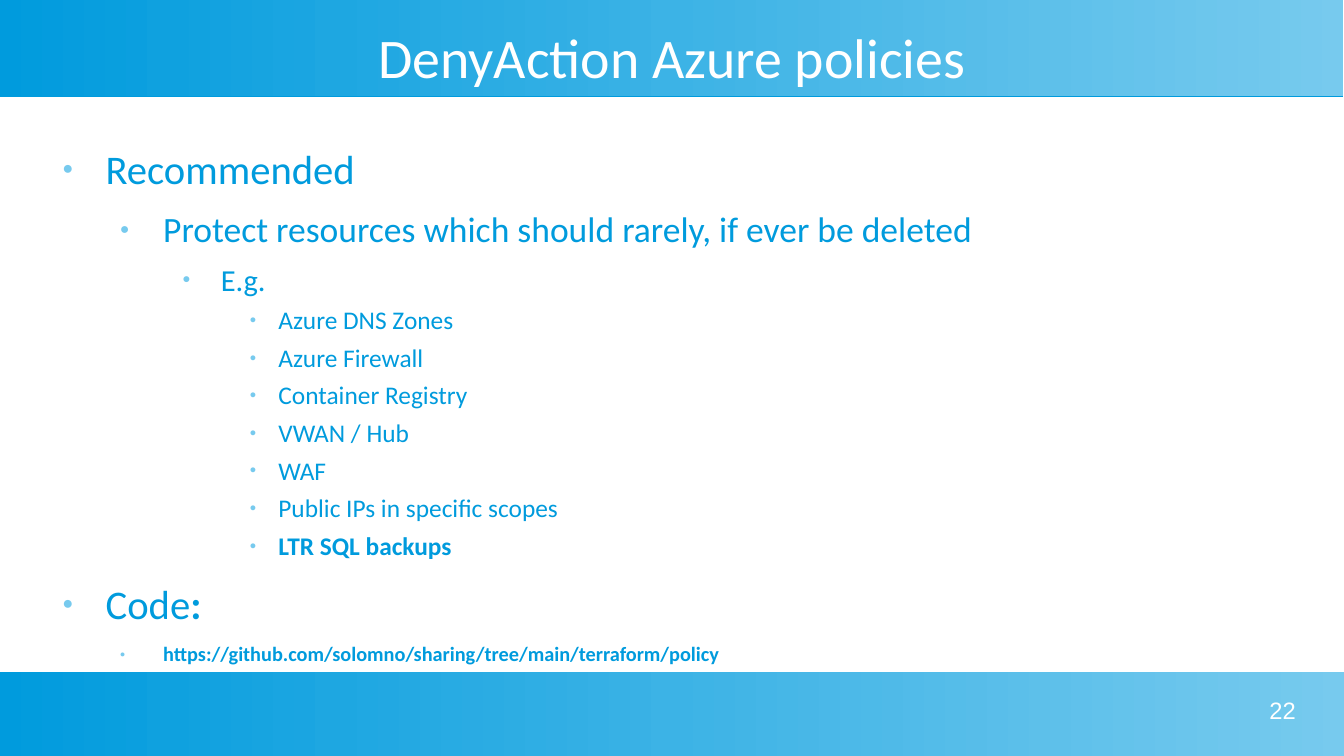
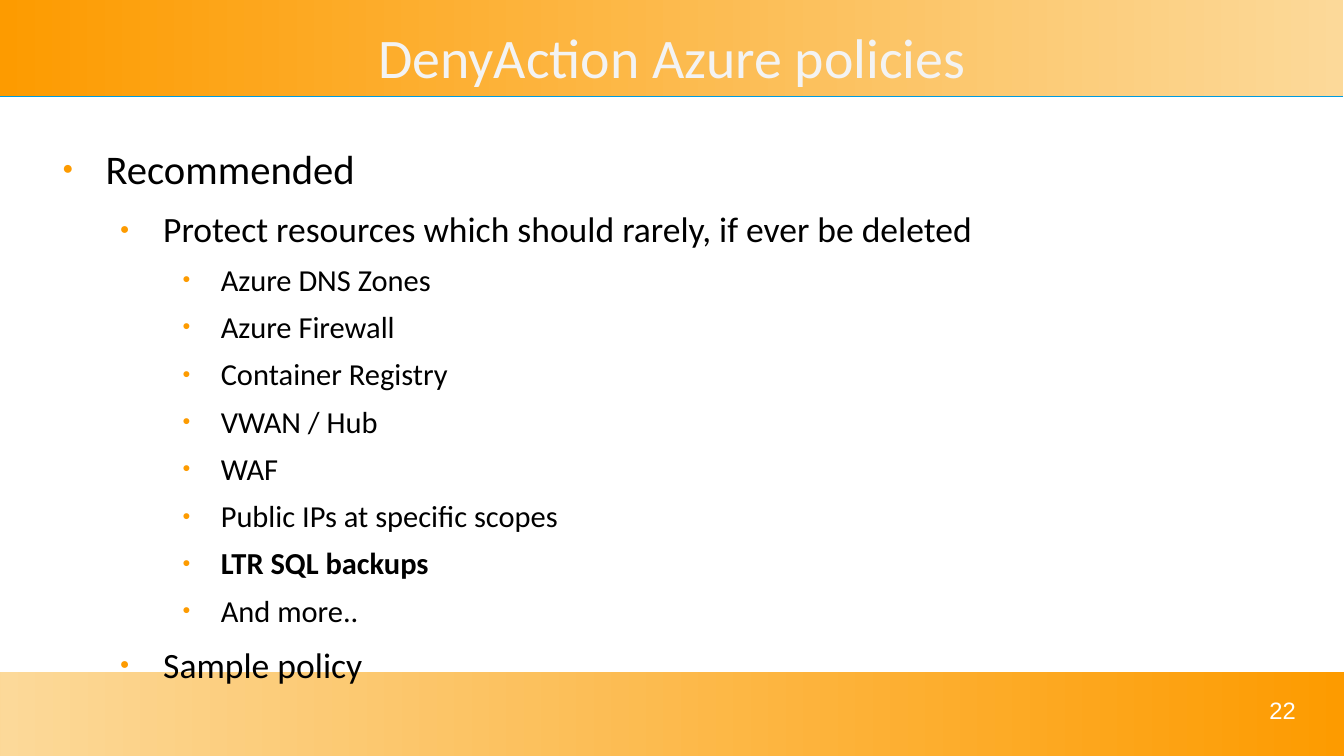
Before and after one commit to solomson/solom.tech, a slide deck: slide 22 of assets/presentations/reducing-azure-risk.odp. Drawn at 1344x756 pixels with LibreOffice and Linux fonts; fonts in the diff are those of the drawing. Boxes give left, top, right and bottom in pixels: in the first picture for what was removed or moved away, otherwise in the second. Text is boxed around its words. In the diff, an @@ line names an element or a change of style, - is before the commit and + after.

```diff
--- a/assets/presentations/reducing-azure-risk.odp
+++ b/assets/presentations/reducing-azure-risk.odp
@@ rectangle at [0, 0, 1344, 96]: fill gradient #77CAEE to #75C9EE to #73C9ED to #71C8ED to #6FC7ED to #6EC6ED to gradient #FCD999 to #FD9B00 @@
@@ title "DenyAction Azure policies" at [378, 39, 965, 87]: text colour #FFFFFF to #F3F3F3 @@
@@ text at [106, 155, 972, 579]: text colour #009BDD to #000000 in "Recommended", "Protect resources which should rarely, if ever ...", "Azure DNS Zones", "Azure Firewall" and 4 more places; size 15 to 18 pt in "Azure DNS Zones", "Azure Firewall", "Container Registry", "VWAN / Hub" and 2 more places; bullet colour #77CAEE to #FD9B00; list level 4 to 3 in "Azure DNS Zones"; list level 4 to 3 in "Azure Firewall"; list level 4 to 3 in "Container Registry"; list level 4 to 3 in "VWAN / Hub"; list level 4 to 3 in "WAF"; list level 4 to 3 in "LTR SQL backups" @@
@@ text at [221, 271, 266, 297]: paragraph removed @@
-    ● E.g.
@@ text at [221, 506, 558, 532]: text changed; size 15 to 18 pt; text colour #009BDD to #000000 @@
-      ● Public IPs in specific scopes
+    ● Public IPs at specific scopes
@@ text at [221, 601, 358, 623]: text changed; size 12 to 21 pt; text colour #009BDD to #000000; bold off @@
-● Code:
-  ● https://github.com/solomno/sharing/tree/main/terraform/policy
+    ● And more..
+  ● Sample policy
@@ rectangle at [0, 672, 1344, 756]: fill gradient #77CAEE to #75C9EE to #73C9ED to #71C8ED to #6FC7ED to #6EC6ED to gradient #FD9B00 to #FCD999 @@
```
Also in this commit, not shown: 22 other slides changed, 1 slide added, 3 other files.
